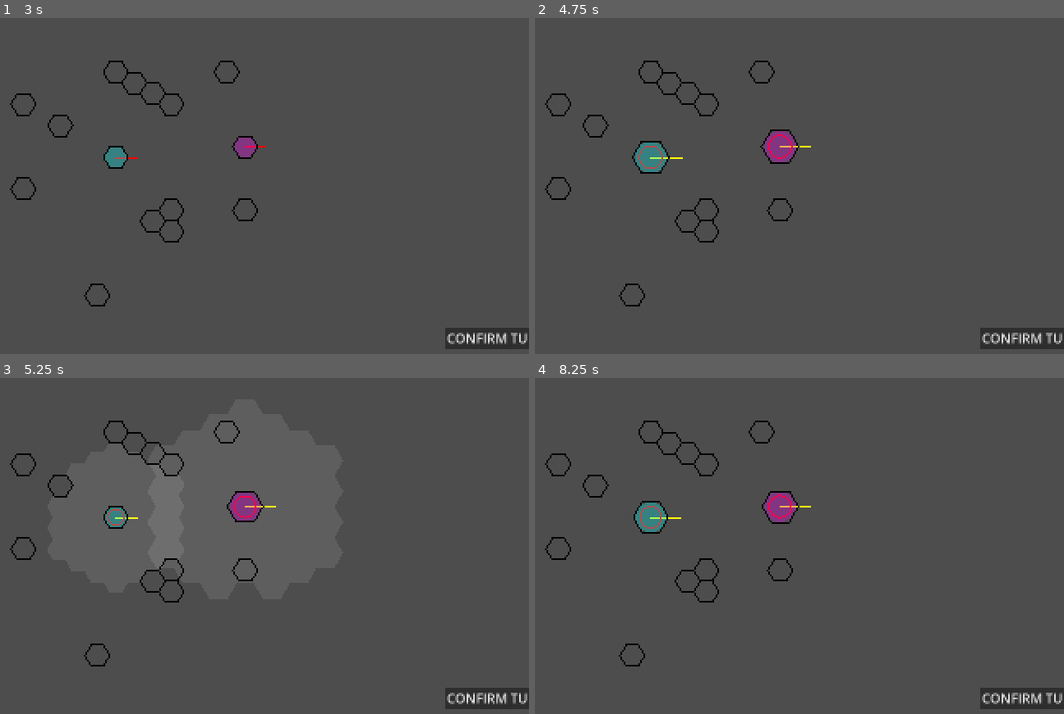
Above: before the commit, frames 1-4 (two rows, left to right).
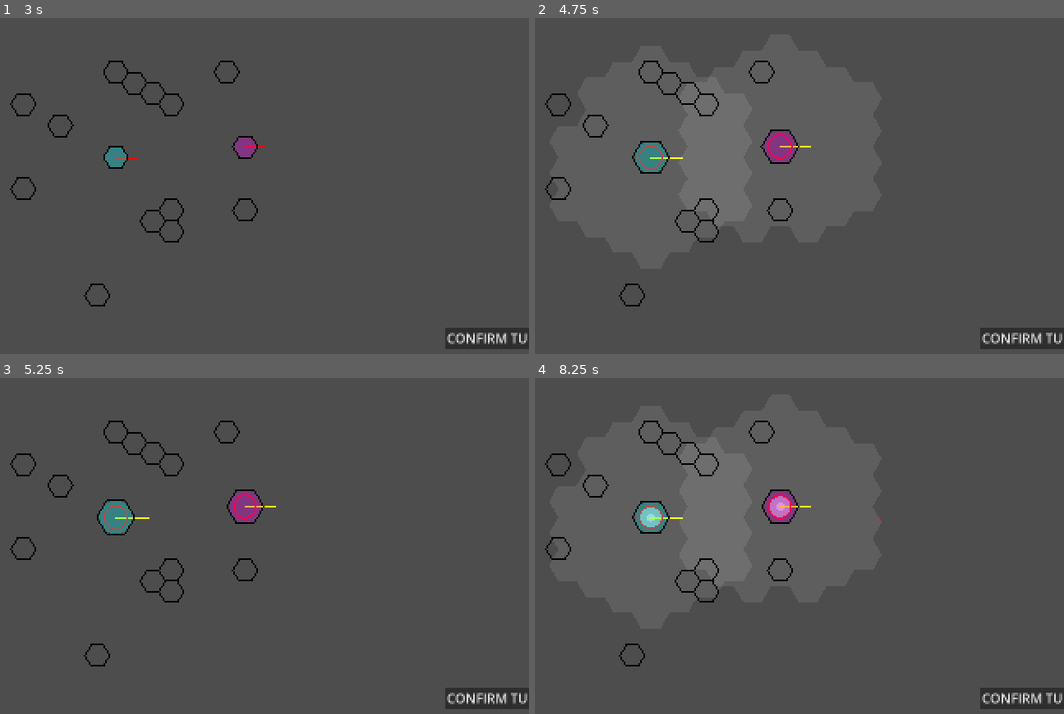
Above: after the commit, the same moments.

Repository: DoodlesQ/hex-strategy-game
Game: Godot game, scene res://main.tscn
The game is run twice, just before and just after one commit, with the same random seed, the same clock (stepped at 60 frames per second) and the same inputs. The project has no main scene, so this scene is started directly.
Inputs (mouse positions are in pixels of both pictures, inside the frame that each line leads up to):
- Up to frame 1 (3 s): click "CONFIRM TURN" at 0.5 s; click "CONFIRM TURN" at 1.25 s; tap Enter at 2 s; move the mouse to (343, 159) at 2.02 s; hold Right (beat_cycle_up) 2.03-2.75 s; click (343, 159) at 2.1 s; drag from (68, 196) to (169, 249) at 2.77 s
- Up to frame 2 (4.75 s): tap Space (change_tool) at 3.5 s; move the mouse to (799, 95) at 3.52 s; hold Right (beat_cycle_up) 3.53-4.25 s; tap Z (move_undo) at 3.6 s; click (799, 95) at 3.8 s; drag from (704, 249) to (540, 122) at 4.27 s
- Up to frame 3 (5.25 s): tap Enter at 5 s; move the mouse to (396, 593) at 5.02 s; hold Left (beat_cycle_down) from 5.03 s (still down); click (396, 593) at 5.1 s
- Up to frame 4 (8.25 s): release Left (beat_cycle_down) at 5.75 s; drag from (540, 482) to (635, 445) at 5.77 s; move the mouse to (767, 535) at 6.52 s; hold Left (beat_cycle_down) 6.53-7.25 s; tap Z (move_undo) at 6.6 s; click (767, 535) at 6.8 s; drag from (635, 445) to (603, 556) at 7.27 s; move the mouse to (878, 519) at 8.02 s; hold Right (beat_cycle_up) from 8.03 s (still down); click (878, 519) at 8.1 s

Frame 1 is identical in both runs. In frame 2, 4.7% of the frame differs, in the area x 25-53%, y 17-62%; in frame 3, 2.1%; in frame 4, 5.2%, in the area x 18-66%, y 17-62%.

Commit message:
Command Type Aim_Target Added

Diff:
--- a/Objects/beat_manager.gd
+++ b/Objects/beat_manager.gd
@@ -69,8 +69,8 @@
 					confirm_command()
 				else:
 					for token : Token in tokens:
-						var at : Vector3 = Token.backsolve(token, beat_editing)
-						if mouse.is_equal_approx(at):
+						var at : Vector3 = token.backsolve(beat_editing)
+						if not selected and mouse.is_equal_approx(at):
 							# Do command
 							print("COMMANDING ", token)
 							# Do aim
@@ -90,7 +90,7 @@
 										b.queue_free()
 								)
 								add_child(buttons[-1])
-								i *= -1
+								i += 40
 
 		if event.is_action("move_undo"):
 			if tool == Tool.MOVE:
@@ -127,16 +127,17 @@
 		beat_perform = 0
 		for token : Token in tokens:
 			token.action = Token.Action.NONE
+			token.facing = token.last_facing
 		perform_beat_step()
 
-func confirm_beat_complete() -> void:
-	print("CONFIRMATION")
+func confirm_beat_complete(id : Vector3 = Vector3.INF) -> void:
+	print("CONFIRMATION ", (str(id) if id.is_finite() else ""))
 	beat_confirmed += 1
 	print(beat_confirmed, " vs ", beat_confirm_sum)
 	if beat_confirmed == beat_confirm_sum:
 		if beat_step == 0:
 			for token : Token in tokens:
-				token.cubic = Token.backsolve(token, beat_perform)
+				token.cubic = token.backsolve(beat_perform)
 			beat_step += 1
 		elif beat_step == 1:
 			beat_step = 0
@@ -171,9 +172,15 @@
 	match command:
 		Command.Type.AIM:
 			c = Command.Aim.new(selected.facing)
+		Command.Type.AIM_TARGET:
+			c = Command.Aim_Target.new(selected.target_tile)
+		Command.Type.AIM, Command.Type.AIM_TARGET:
 			selected.facing = selected.last_facing
+			selected.target_tile = Vector3.INF
+		Command.Type.WATCH:
+			c = Command.Watch.new()
 		_:
-			c = Command.None.new()
+			c = Command.Undefined.new()
 	selected.beats[beat_editing].command = c
 	#print("COMMANDSET: ", selected.beats[beat_editing].command.direction)
 	set_selected(Vector3.INF)
@@ -197,7 +204,7 @@
 		if tool == Tool.COMMAND:
 			for token : Token in tokens:
 				for i : int in range(4):
-					var b : Vector3 = Token.backsolve(token, i)
+					var b : Vector3 = token.backsolve(i)
 					var a : float = 0.2 if i != beat_editing else 0.5
 					draw_circle(Cubic.to_real(b, grid), 50 * a, Color(1,1,1,a))
 
@@ -209,12 +216,10 @@
 	if tool == Tool.COMMAND and selected:
 		if do_command:
 			match command:
-				Command.Type.AIM:
-					var aim_from : Vector2 = Cubic.to_real(
-						Token.backsolve(selected, beat_editing), grid
-					)
-					selected.facing = \
-						aim_from.angle_to_point(get_local_mouse_position()) - Cell.PI_6
+				Command.Type.AIM, Command.Type.AIM_TARGET:
+					var aim_from : Vector3 = selected.backsolve(beat_editing)
+					selected.target_tile = Cubic.snapped(get_mouse_cubic())
+					selected.facing = Cubic.get_angle(selected.target_tile - aim_from)
 					selected.calculate_view_cones()
 					selected.generate_vision(beat_editing)
 					selected.queue_redraw()
--- a/Objects/command.gd
+++ b/Objects/command.gd
@@ -1,30 +1,37 @@
 @abstract
 class_name Command
 
-enum Type{
-	NONE,
-	AIM,
-}
-
 var type : Type
 
-@abstract func execute(beat : int, token : Token, callback : Callable) -> void
+enum Type{
+	UNDEFINED,
+	WATCH,
+	AIM,
+	AIM_TARGET
+}
 
 static func of_type(_type : Type) -> RefCounted:
 	match _type:
 		Type.AIM: return Command.Aim
-	return Command.None
+		Type.AIM_TARGET: return Command.Aim_Target
+		Type.WATCH: return Command.Watch
+	return Command.Undefined
+
+@abstract func execute(beat : int, token : Token, callback : Callable) -> void
+
 
 class Aim:
 	extends Command
 
 	const TWO_PI : float = 2 * PI
 
-	var direction : float
+	var target : Vector3 = Vector3.INF
+
+	var direction : float = INF
 
 	func _init(angle : float) -> void:
 		type = Type.AIM
-		direction = wrapf(angle, -PI, PI)
+		direction = angle
 
 	static func get_rotate_to(from : float, to : float) -> float:
 		from = wrap(from, -PI, PI)
@@ -37,24 +44,40 @@
 
 	func execute(beat : int, token : Token, callback : Callable) -> void:
 		token.tween_to_aim(direction, func():
+			token.target_tile = target
 			token.generate_vision(beat)
 			var target_data : Array = token.scan_for_enemy()
-			await token.get_tree().create_timer(0.5).timeout
 			if len(target_data) > 0:
 				token.act_on_enemy(beat, target_data[0], target_data[1])
-			await token.get_tree().create_timer(0.5).timeout
 			callback.call()
 		, 1.0)
 
-class None:
+class Aim_Target:
+	extends Aim
+
+	func _init(_target : Vector3) -> void:
+		type = Type.AIM_TARGET
+		target = _target
+
+	func execute(beat : int, token : Token, callback : Callable) -> void:
+		var token_at : Vector3 = token.backsolve(beat)
+		direction = Cubic.get_angle(target - token_at)
+		super.execute(beat, token, callback)
+
+class Watch:
 	extends Command
-	func _init() -> void: type = Type.NONE
+	func _init() -> void: type = Type.WATCH
 	func execute(beat : int, token : Token, callback : Callable) -> void:
 		token.focused = false
-
+		token.target_tile = Vector3.INF
 		token.generate_vision(beat)
 		var target_data : Array = token.scan_for_enemy()
-		await token.get_tree().create_timer(0.5).timeout
 		if len(target_data) > 0:
 			token.act_on_enemy(beat, target_data[0], target_data[1])
 		callback.call()
+
+class Undefined:
+	extends Command
+	func _init() -> void: type = Type.UNDEFINED
+	func execute(_beat : int, _token : Token, callback : Callable) -> void:
+		callback.call()
--- a/Objects/token.gd
+++ b/Objects/token.gd
@@ -10,7 +10,7 @@
 @export_range(1, 4, 1, "or_greater", "suffix:tiles") var move_length : int = 1
 
 ## The default "do nothing" beat values.
-var BLANK_BEAT : Dictionary = { "move": Vector3.INF, "command": Command.None.new()}
+var BLANK_BEAT : Dictionary = { "move": Vector3.INF, "command": Command.Undefined.new()}
 
 ## A list of the movement and commands this token will follow in a turn.
 var beats : Array[Dictionary] = [
@@ -55,21 +55,21 @@
 		if other and not other is Token: return false
 		for test : Token in manager.tokens:
 			if test == self: continue
-			var test_is_at : Vector3 = backsolve(test, beat)
+			var test_is_at : Vector3 = test.backsolve(beat)
 			if test_is_at.is_equal_approx(space): return false
 	return true
 
 ## Returns this token's position during a beat.
 ## If this token has no defined position for that beat, checks each previous
 ## beat and returns the first defined position found.
-static func backsolve(token : Token, beat : int) -> Vector3:
+func backsolve(beat : int) -> Vector3:
 		var token_position : Vector3 = Vector3.INF
 		var solve_beat : int = beat
 		while Cubic.is_null(token_position):
 			if solve_beat == -1:
-				token_position = token.cubic
+				token_position = cubic
 				break
-			token_position = token.beats[solve_beat].move
+			token_position = beats[solve_beat].move
 			solve_beat -= 1
 		return token_position
 
@@ -77,10 +77,10 @@
 ## currently defined movement.
 func validate() -> bool:
 	for beat : int in range(4):
-		var current : Vector3 = backsolve(self, beat)
+		var current : Vector3 = backsolve(beat)
 		for token : Token in manager.tokens:
 			if token == self: continue
-			var other : Vector3 = backsolve(token, beat)
+			var other : Vector3 = token.backsolve(beat)
 			if other.is_equal_approx(current):
 				valid = false
 				return false
@@ -116,18 +116,24 @@
 
 ## Animate this token's movement to new position [param move].
 ## [br][param callback]: Function to run after this token has finished moving.
-func tween_to_move(move : Vector3, callback : Callable) -> void:
+func tween_to_move(beat : int, callback : Callable) -> void:
+	var move : Vector3 = backsolve(beat)
 	var tween : Tween = self.create_tween()
 	var final_position : Vector2 = Cubic.to_real(move, manager.grid)
 	#var move_vector : Vector2 = final_position - position
 	#var length : float = 0.2 + Cubic.distance(cubic, move) * 0.4
 	#facing = position.angle_to_point(final_position)
-	var do_look : bool = false
-	var face_towards : float
-	if not final_position.is_equal_approx(position):
-		do_look = true
-		look_smooth = true
-		face_towards = wrapf(position.angle_to_point(final_position) - Cell.PI_6, -PI, PI)
+	var face_towards : float = facing
+	var next_command : Command = backsolve_command(beat)
+	look_smooth = true
+	print(next_command.type)
+	match next_command.type:
+		Command.Type.AIM:
+			face_towards = next_command.direction
+		Command.Type.AIM_TARGET:
+			face_towards = Cubic.get_angle(next_command.target - move)
+		_:
+			face_towards = position.angle_to_point(final_position) - Cell.PI_6
 	tween.tween_interval(randf() * 0.5)
 	tween.set_ease(Tween.EASE_OUT)
 	tween.set_trans(Tween.TRANS_ELASTIC)
@@ -135,10 +141,9 @@
 	tween.set_ease(Tween.EASE_IN_OUT)
 	tween.set_trans(Tween.TRANS_ELASTIC)
 	tween.parallel().tween_property(self, "position", final_position, 1.2)
-	if do_look:
-		tween.set_trans(Tween.TRANS_LINEAR)
-		tween.parallel().tween_property(self, "facing", Command.Aim.get_rotate_to(facing, face_towards), 0.5)
-		tween.tween_property(self, "facing", face_towards, 0)
+	tween.set_trans(Tween.TRANS_LINEAR)
+	tween.parallel().tween_property(self, "facing", Command.Aim.get_rotate_to(facing, face_towards), 1.2)
+	tween.tween_property(self, "facing", face_towards, 0)
 	tween.set_ease(Tween.EASE_OUT)
 	tween.set_trans(Tween.TRANS_BOUNCE)
 	tween.tween_property(self, "scale", Vector2.ONE, 0.6)
@@ -192,9 +197,6 @@
 
 ## Whether this token is currently focused.
 var focused : bool = true
-
-## Whether this token is alerted.
-var alert : bool = false
 
 ## If false, then any values set to [member facing] are first snapped to one
 ## of 24 directions.
@@ -213,6 +215,9 @@
 ## The angle this token was facing at the end of the last turn.
 var last_facing : float = -Cell.PI_6
 
+## The tile being targeted by this token.
+var target_tile : Vector3 = Vector3.INF
+
 ## Returns [code]true[/code] if [param value] is less than or equal to zero.
 func is_zero_or_less_approx(value : float) -> bool:
 	return value < 0 or is_zero_approx(value)
@@ -281,7 +286,7 @@
 ## and uses [member focus_distance] limited by [member focus angle] and
 ## [member periphery] if [member focused] is [code]true[/code].
 func generate_vision(beat : int) -> void:
-	var center : Vector3 = backsolve(self, beat)
+	var center : Vector3 = backsolve(beat)
 	visible_tiles = []
 	partial_visible_tiles = []
 	periphery_tiles = []
@@ -375,13 +380,12 @@
 func act_on_enemy(beat : int, target : Vector3, target_visibility : int) -> void:
 	var notice : float = 1.0
 	if target_visibility == 0:
-		print("TARGET IN PERIPHERY; AIMING")
 		var aim_to : float = Cubic.get_angle(target - cubic)
 		aim_to = wrapf(snappedf(aim_to, Cell.PI_6 / 2), -PI, PI)
-		await tween_to_aim(aim_to, func(): generate_vision(beat), 0.5).finished
+		tween_to_aim(aim_to, func(): generate_vision(beat), 0.5)
 		alert = true
+		target_tile = target
 		notice = randf() - 0.25
-		print("AIM COMPLETE")
 	if target_visibility == 1: notice = randf()
 	if notice > 0.5:
 		print("SHOT FIRED")
@@ -391,9 +395,23 @@
 # ______ BEAT EXECUTION ______
 
 var command_options : Array[Command.Type] = [
-	Command.Type.NONE,
+	Command.Type.WATCH,
 	Command.Type.AIM,
+	Command.Type.AIM_TARGET,
 ]
+
+## Whether this token is alerted.
+var alert : bool = false
+
+func backsolve_command(beat : int) -> Command:
+	var c : Command = beats[beat].command
+	while c.type == Command.Type.UNDEFINED:
+		if beat == 0:
+			c = Command.Watch.new()
+			break
+		c = beats[beat - 1].command
+		beat -= 1
+	return c
 
 ## Perform the move defined in [member beats] for the given [param beat].
 ## Waits for the signal [signal BeatManager.perform_beat] from its
@@ -401,17 +419,9 @@
 func perform_move_to_beat(beat : int) -> void:
 	await manager.perform_beat
 
-	var move : Vector3 = beats[beat].move
-	if Cubic.is_null(move):
-		var last_beat : int = beat - 1
-		while Cubic.is_null(move):
-			if last_beat == -1: break
-			move = beats[last_beat].move
-			last_beat -= 1
-		if last_beat == -1: move = cubic
-	print("MOVE ", beat, " : ", move)
-
-	tween_to_move(move, func():
+	print("MOVE ", beat)
+
+	tween_to_move(beat, func():
 		manager.confirm_beat_complete()
 	)
 
@@ -425,14 +435,22 @@
 	print("COMMAND ", beat, " : FACTION ", faction)
 
 	var command : Command = beats[beat].command
-	if alert:
-		command = Command.Aim.new(facing)
+	if command.type == Command.Type.UNDEFINED:
+		command = backsolve_command(beat)
+		match command.type:
+			Command.Type.AIM, Command.Type.AIM_TARGET, Command.Type.WATCH:
+				pass
+			_:
+				command = Command.Watch.new()
+	print(command.type)
+	#if alert:
+		#command = Command.Aim.new(facing)
 	command.execute(beat, self, func():
 		debug_draw_vision = true
 		queue_redraw()
 		await get_tree().create_timer(1.0).timeout
 		debug_draw_vision = false
-		manager.confirm_beat_complete()
+		manager.confirm_beat_complete(cubic)
 	)
 
 	if beat == 3: reset()
Not shown: 1 places in main.tscn that only renumber resources
